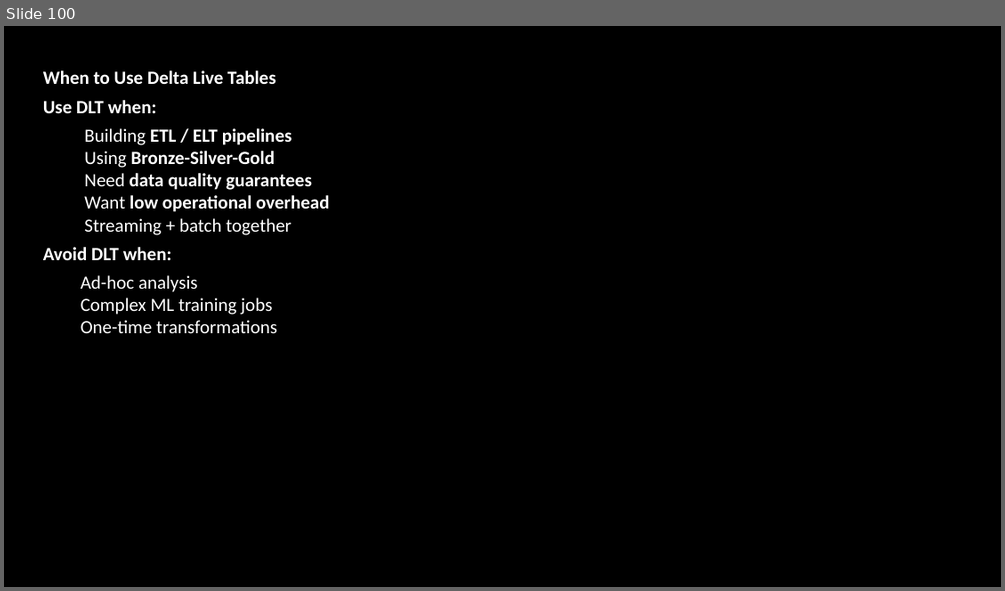
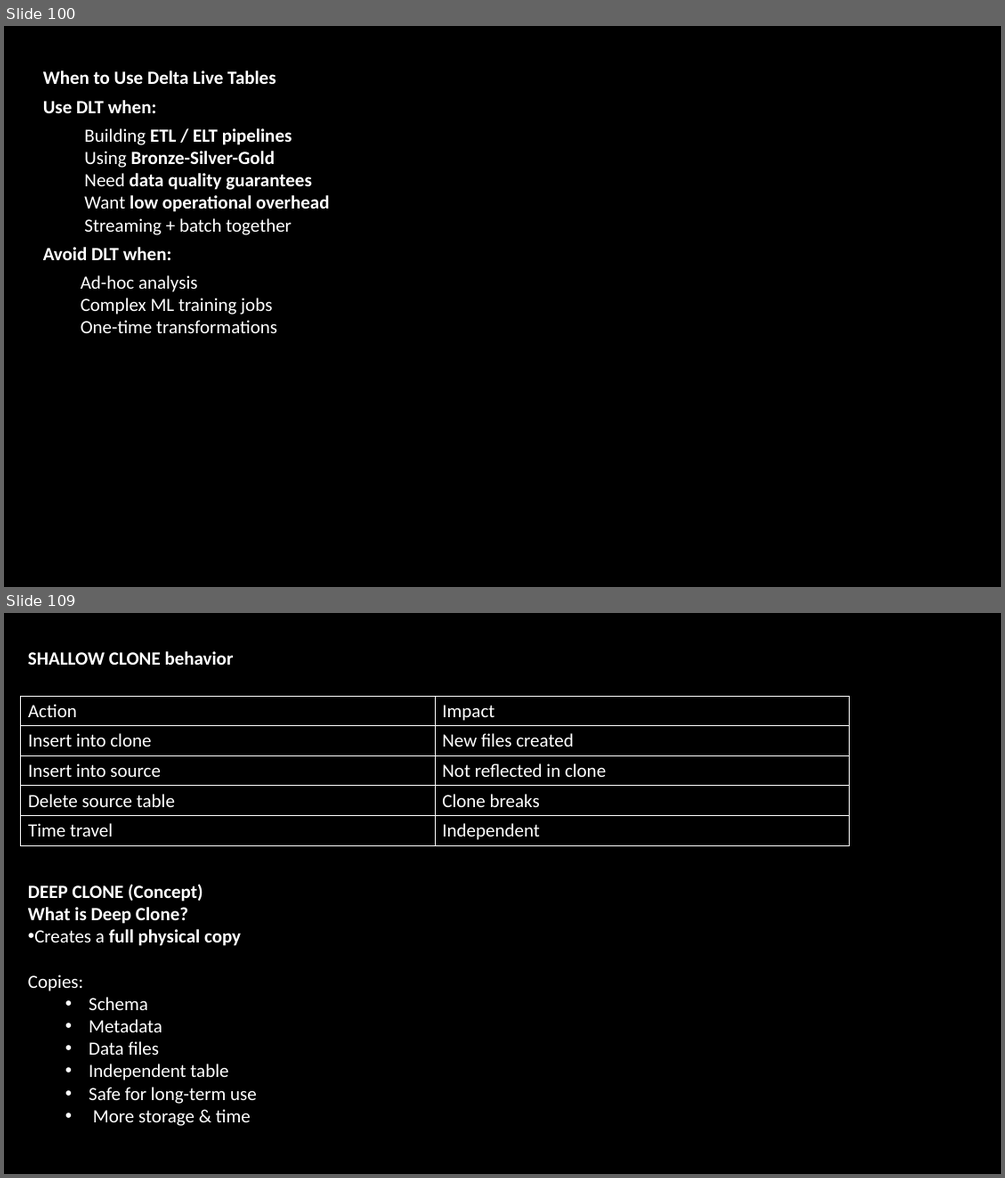
Before and after one commit to babjeereddy/revature_databrics, a slide deck: databrics/Databrics.pptx. Shown one above the other, each under a label of ours: slide 100 before the commit, slides 100 and 109 after it; the slides between them are not shown. The pictures are 1005x591 and 1005x1178 pixels, drawn with LibreOffice and Linux fonts; fonts in the diff are those of the drawing; background and template pictures are left out. Boxes give left, top, right and bottom in pixels: in the first picture for what was removed or moved away, otherwise in the second. Text is boxed around its words. In the diff, an @@ line names an element or a change of style, - is before the commit and + after.

```diff
--- a/databrics/Databrics.pptx
+++ b/databrics/Databrics.pptx
@@ slide 109 added at box(4, 613, 1001, 1174), background picture (left out) @@
@@ text added at box(28, 651, 234, 665), 18 pt, text #FFFFFF, bold @@
+SHALLOW CLONE behavior
@@ table added at box(20, 696, 849, 845), 5 rows, 2 columns @@
+Action | Impact
+Insert into clone | New files created
+Insert into source | Not reflected in clone
+Delete source table | Clone breaks
+Time travel | Independent
@@ text added at box(28, 884, 257, 1126), 18 pt, text #FFFFFF @@
+DEEP CLONE (Concept)
+What is Deep Clone?
+• Creates a full physical copy
+Copies:
+  • Schema
+  • Metadata
+  • Data files
+  • Independent table
+  • Safe for long-term use
+  • More storage & time
```
Also in this commit, not shown: 2 slides changed, 36 other slides added.
